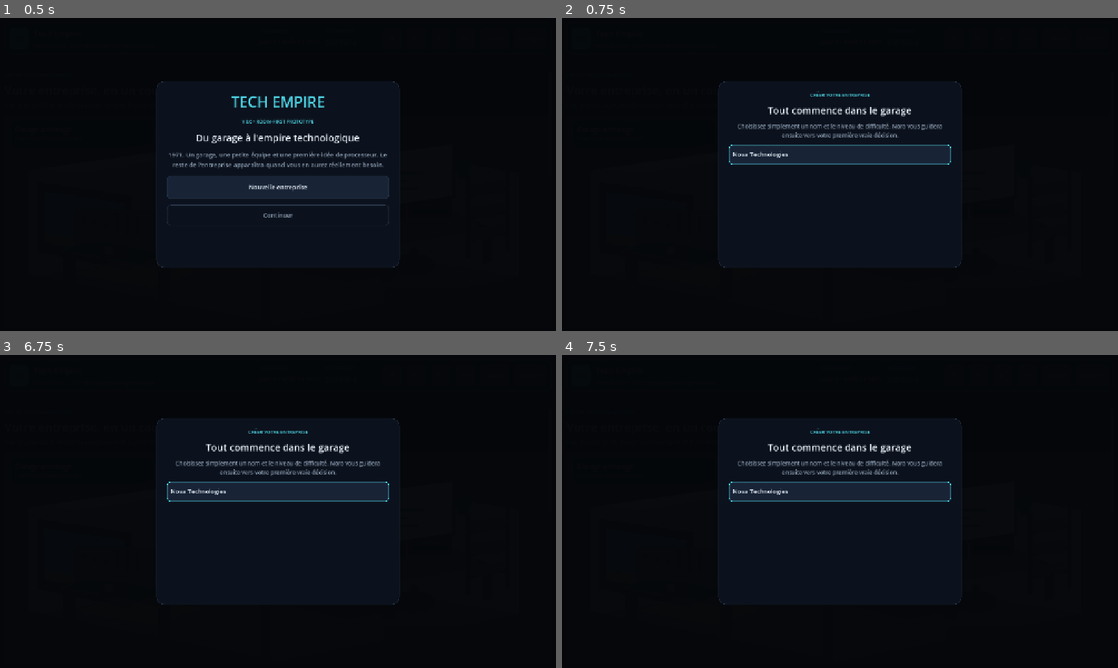
Above: before the commit, frames 1-4 (two rows, left to right).
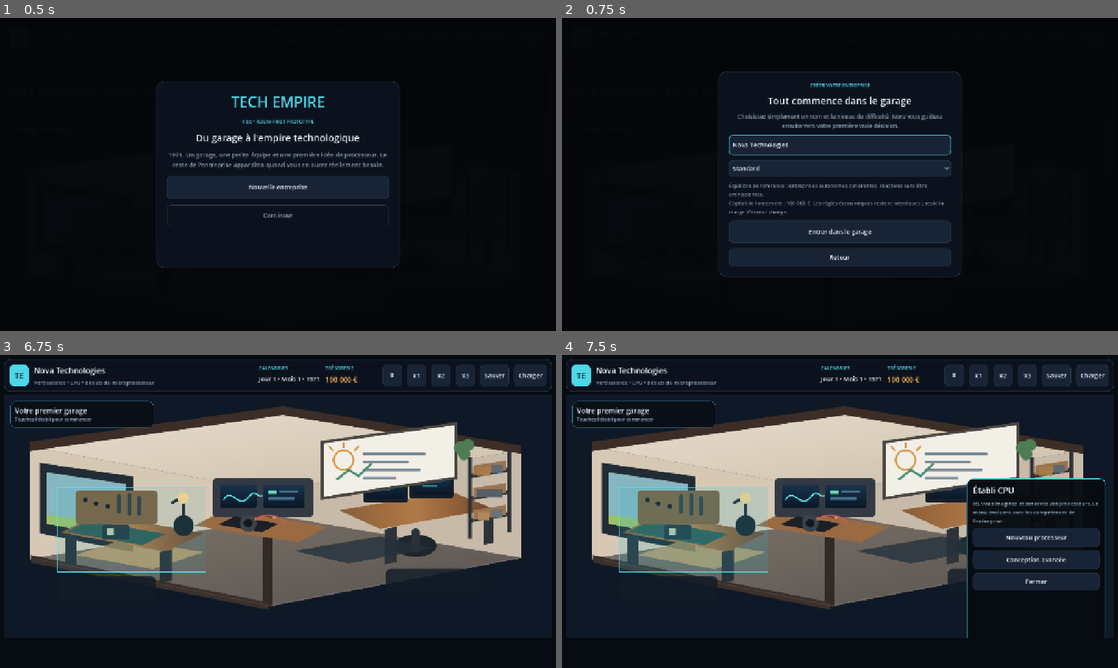
Above: after the commit, the same moments.

Repository: vadorus/addonhardwaregame2d
Game: Godot game, scene res://main.tscn
The game is run twice, just before and just after one commit, with the same random seed, the same clock (stepped at 60 frames per second) and the same inputs.
Inputs (mouse positions are in pixels of both pictures, inside the frame that each line leads up to):
- Up to frame 1 (0.5 s): no input
- Up to frame 2 (0.75 s): click "Nouvelle entreprise" at 0.5 s
- Up to frame 3 (6.75 s): click "Ⅱ" at 1.25 s; click "x1" at 2 s; click "x2" at 2.75 s; click "x3" at 3.5 s; click "Sauver" at 4.25 s; click "Charger" at 5 s; click (127, 586) at 5.77 s; click (266, 567) at 6.52 s
- Up to frame 4 (7.5 s): click (695, 530) at 7.27 s

Frame 1 is identical in both runs. In frame 2, 11% of the frame differs, in the area x 28-72%, y 17-83%; in frame 3, 76%, in the area x 0-100%, y 1-91%; in frame 4, 68%.
Error before the commit: Parse Error: Cannot infer the type of "result" variable because the value doesn't have a set type. (res://scripts/BalanceManager.gd:140)

Commit message:
economy: model founding-team subsistence pay in the garage

Diff:
--- a/scripts/PersonnelManager.gd
+++ b/scripts/PersonnelManager.gd
@@ -20,9 +20,9 @@
 	var spec := str(GameData.SECTORS.get(starting_sector, {}).get("specialization", "cpu"))
 	# Stade garage : le fondateur travaille avec un noyau technique réduit.
 	# Production, marketing et support seront de vraies embauches de croissance.
-	_add_employee("Camille Durand", "CTO / responsable R&D", "R&D", 72, 8.0, spec, 68, 3400)
-	_add_employee("Samira Lefèvre", "Responsable développement CPU", "Développement", 64, 4.0, "product", 58, 3200)
-	_add_employee("Noah Leroy", "Ingénieur validation CPU", "Développement", 59, 3.0, "validation", 35, 2600)
+	_add_employee("Camille Durand", "Cofondatrice technique / R&D", "R&D", 72, 8.0, spec, 68, 3400, {}, true)
+	_add_employee("Samira Lefèvre", "Cofondatrice développement CPU", "Développement", 64, 4.0, "product", 58, 3200, {}, true)
+	_add_employee("Noah Leroy", "Associé validation CPU", "Développement", 59, 3.0, "validation", 35, 2600, {}, true)
 	CompanyManager.set_department_leader("R&D", str(staff[0].id))
 	CompanyManager.set_department_leader("Développement", str(staff[1].id))
 	CompanyManager.set_department_leader("Production", "")
@@ -31,7 +31,7 @@
 	generate_candidate("R&D")
 	staff_changed.emit()
 
-func _add_employee(full_name: String, role: String, department: String, skill: int, experience: float, specialization: String, leadership: int, salary: int, profile: Dictionary = {}):
+func _add_employee(full_name: String, role: String, department: String, skill: int, experience: float, specialization: String, leadership: int, salary: int, profile: Dictionary = {}, founding_member: bool = false):
 	var resolved_profile := profile.duplicate(true)
 	if resolved_profile.is_empty():
 		resolved_profile = _generate_profile(department, specialization, skill, experience)
@@ -41,7 +41,7 @@
 		"skill":skill,"aptitude":clampi(skill + rng.randi_range(-8, 8), 35, 95),
 		"experience_years":experience,"specialization":specialization,
 		"domain_experience":{specialization: experience},"leadership":leadership,
-		"salary":salary,"morale":75.0,"profile":resolved_profile
+		"salary":salary,"morale":75.0,"profile":resolved_profile,"founding_member":founding_member
 	}
 	_next_id += 1
 	staff.append(emp)
@@ -140,10 +140,33 @@
 		return 35.0
 	return clampf(total / float(count), 0.0, 100.0)
 
+func founding_stage_active() -> bool:
+	if int(ExecutiveManager.workplace.get("tier", 0)) > 0:
+		return false
+	for product_value in ProductManager.products:
+		var product: Dictionary = product_value
+		if str(product.get("status", "")) == "LAUNCHED":
+			return false
+	return true
+
+func employee_monthly_pay(emp: Dictionary) -> int:
+	var salary := int(emp.get("salary", 0))
+	if bool(emp.get("founding_member", false)) and founding_stage_active():
+		# Les fondateurs vivent sur une indemnité minimale et reportent une partie
+		# de leur rémunération tant que l'entreprise travaille encore dans le garage.
+		return maxi(400, int(round(float(salary) * 0.25)))
+	return salary
+
+func monthly_payroll_cost() -> int:
+	var base := 0
+	for emp in staff:
+		base += employee_monthly_pay(emp)
+	return BalanceManager.expense_amount(base, "Salaires")
+
 func process_month(active_departments: Array):
-	var payroll := 0
-	for emp in staff:
-		payroll += int(emp.salary)
+	var payroll_base := 0
+	for emp in staff:
+		payroll_base += employee_monthly_pay(emp)
 		var dept := str(emp.department)
 		if active_departments.has(dept):
 			emp.experience_years = float(emp.experience_years) + (1.0 / 12.0)
@@ -152,7 +175,7 @@
 			emp.morale = clampf(float(emp.morale) + 0.2, 0.0, 100.0)
 		else:
 			emp.morale = clampf(float(emp.morale) - 0.05, 0.0, 100.0)
-	Economy.add_expense(payroll, "Salaires")
+	Economy.add_expense(payroll_base, "Rémunération équipe fondatrice" if founding_stage_active() else "Salaires")
 	for dept in CompanyManager.departments:
 		if active_departments.has(dept):
 			CompanyManager.departments[dept].cohesion = clampf(float(CompanyManager.departments[dept].cohesion) + 0.6, 0.0, 100.0)
